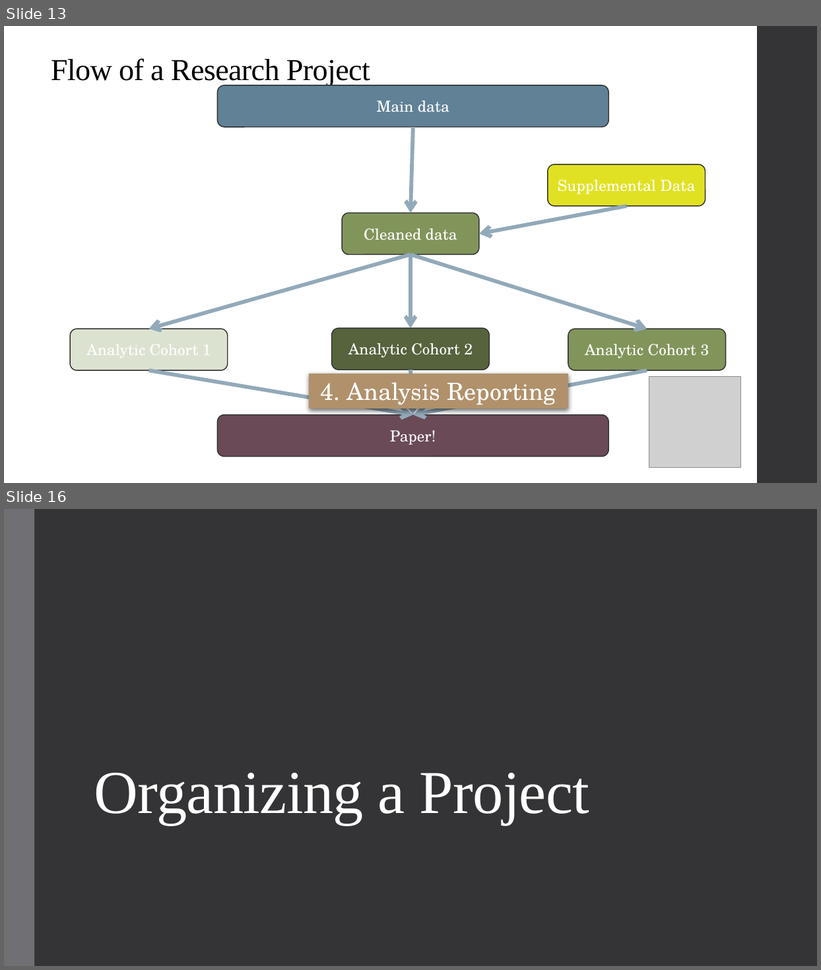
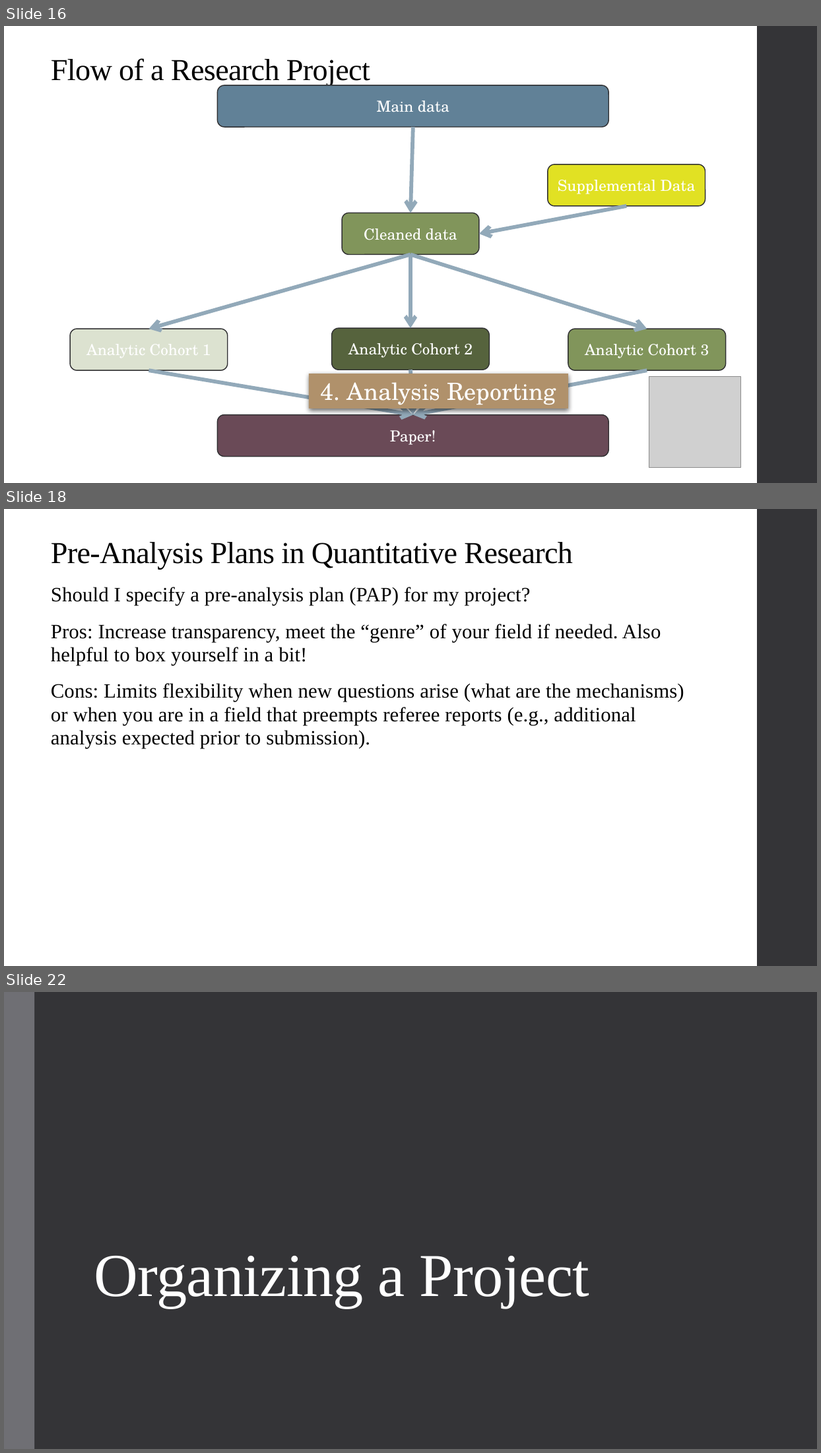
Before and after one commit to alex-hoagland/HAD5744, a slide deck: Lecture05_DataCleaning/Lecture5_DataCleaning-ResearchDesign.pptx. Shown one above the other, each under a label of ours: slides 13 and 16 before the commit, slides 16, 18 and 22 after it; the slides between them are not shown. The pictures are 821x970 and 821x1453 pixels, drawn with LibreOffice and Linux fonts; fonts in the diff are those of the drawing; grey boxes stand for pictures. Boxes give left, top, right and bottom in pixels: in the first picture for what was removed or moved away, otherwise in the second. Text is boxed around its words. In the diff, an @@ line names an element or a change of style, - is before the commit and + after.

```diff
--- a/Lecture05_DataCleaning/Lecture5_DataCleaning-ResearchDesign.pptx
+++ b/Lecture05_DataCleaning/Lecture5_DataCleaning-ResearchDesign.pptx
@@ slide 18 added at (4,509,817,966), background #FFFFFF; not listed: 1 template element that a slide beside it also shows @@
@@ title added at (51,542,573,569), 36 pt, text #000000 @@
+Pre-Analysis Plans in Quantitative Research
@@ text added at (51,587,684,749), 24 pt, text #000000 @@
+Should I specify a pre-analysis plan (PAP) for my project?
+Pros: Increase transparency, meet the “genre” of your field if needed. Also helpful to box yourself in a bit!
+Cons: Limits flexibility when new questions arise (what are the mechanisms) or when you are in a field that preempts referee reports (e.g., additional analysis expected prior to submission).
@@ what was slide 13 is now slide 16 @@
@@ what was slide 16 is now slide 22 @@
```
Also in this commit, not shown: 10 slides changed, 5 other slides added, 7 other files.
